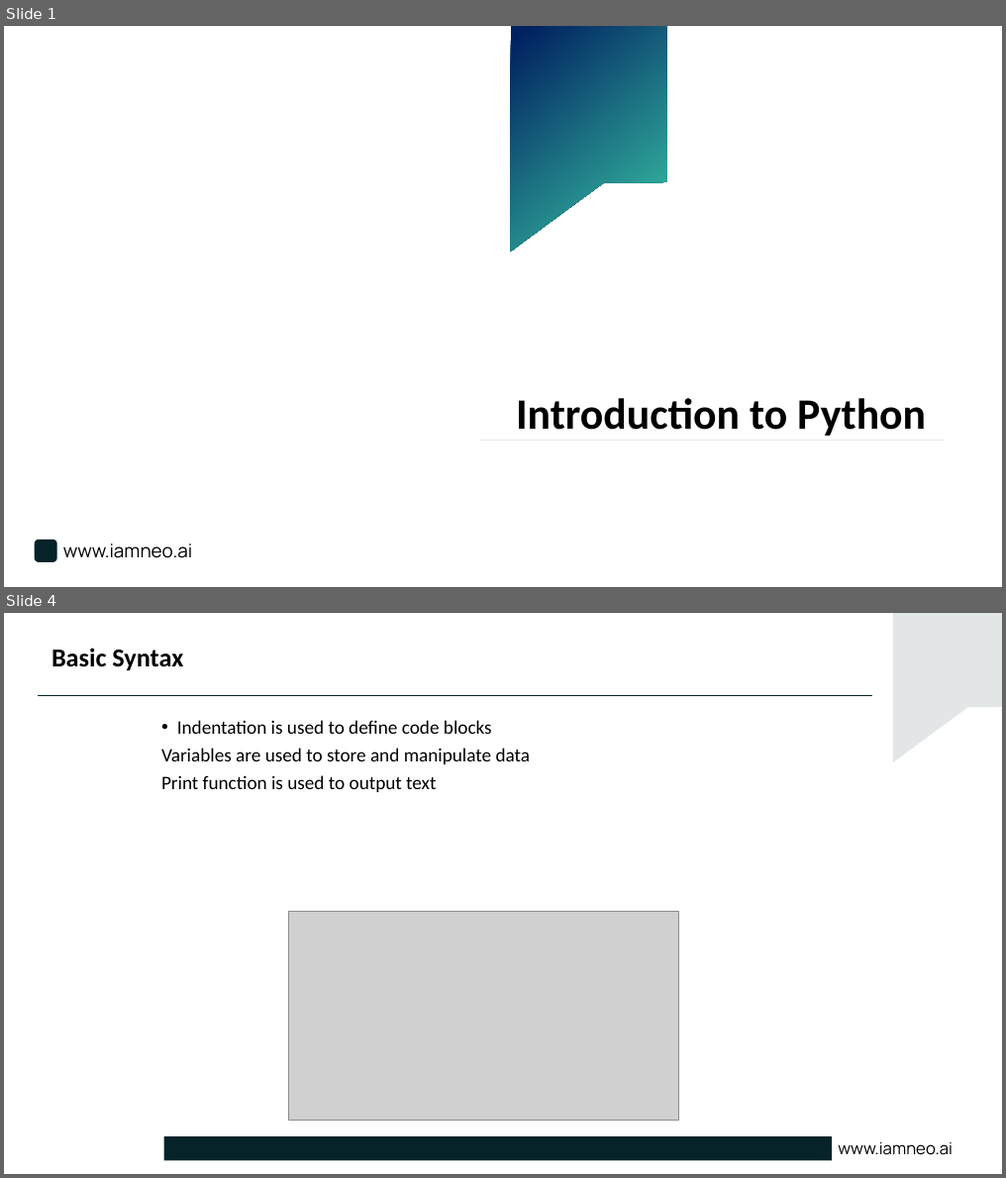
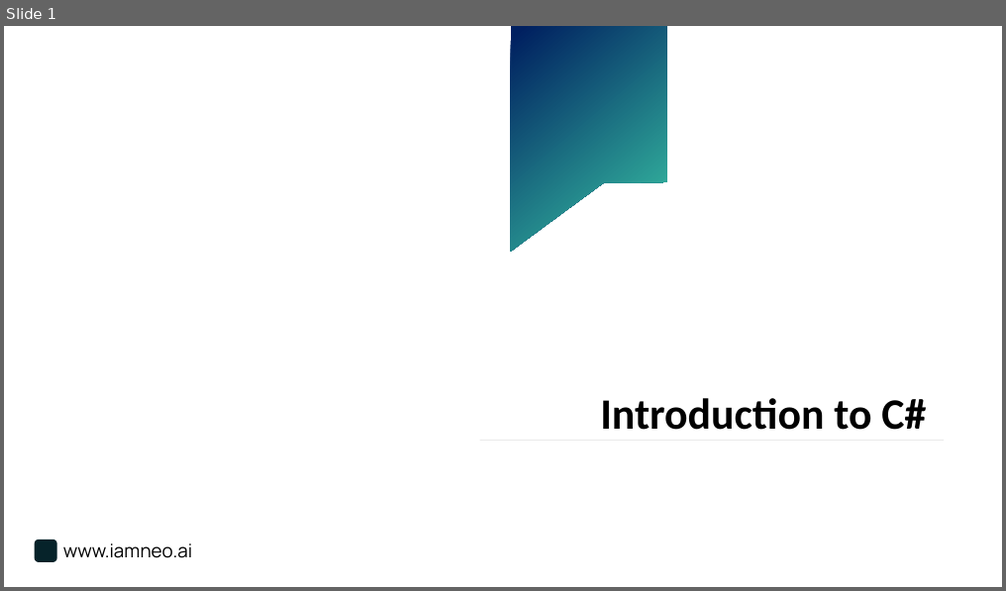
Before and after one commit to DivakarSathees/PptxGenerator-python, a slide deck: Cloud_Trends_2025.pptx. Shown one above the other, each under a label of ours: slides 1 and 4 before the commit, slide 1 after it; the slides between them are not shown. The pictures are 1006x1178 and 1006x591 pixels, drawn with LibreOffice and Linux fonts; fonts in the diff are those of the drawing; grey boxes stand for pictures; background and template pictures are left out. Boxes give left, top, right and bottom in pixels: in the first picture for what was removed or moved away, otherwise in the second. Text is boxed around its words. In the diff, an @@ line names an element or a change of style, - is before the commit and + after.

```diff
--- a/Cloud_Trends_2025.pptx
+++ b/Cloud_Trends_2025.pptx
@@ slide 4 removed at box(4, 613, 1002, 1174), background #FFFFFF @@
@@ freeform shape removed at box(893, 613, 1002, 762) @@
@@ title removed at box(52, 648, 183, 670) @@
-Basic Syntax
@@ line removed from (38, 696) to (872, 696) @@
@@ text removed at box(161, 720, 531, 792) @@
-• Indentation is used to define code blocks
-Variables are used to store and manipulate data
-Print function is used to output text
@@ picture removed at box(288, 911, 679, 1121) @@
@@ rectangle removed at box(164, 1137, 833, 1160) @@
@@ text removed at box(838, 1143, 952, 1156) @@
-www.iamneo.ai
@@ slide 1 changed as well @@
@@ text at box(600, 398, 926, 430): text changed @@
-Introduction to Python
+Introduction to C#
```
Also in this commit, not shown: 4 slides added, 10 other slides removed, 11 other files.
